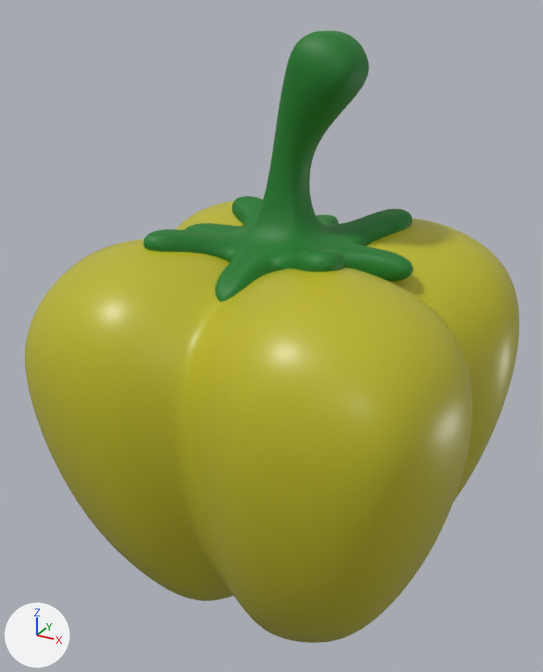
One commit to the FBX model Assets/Game/Art/Models/Vegetables/yellow paprika.fbx: the scene before it, then after it.
One viewpoint serves both versions: a 50 mm lens placed at (1.17, -2.23, 2.19), pointed at (-0.05, -0.02, 1.08). Arrows for +X, +Y and +Z are at lower left; the lights stay in place. Where no turn or scale is listed for an object, it has been applied to the vertices.
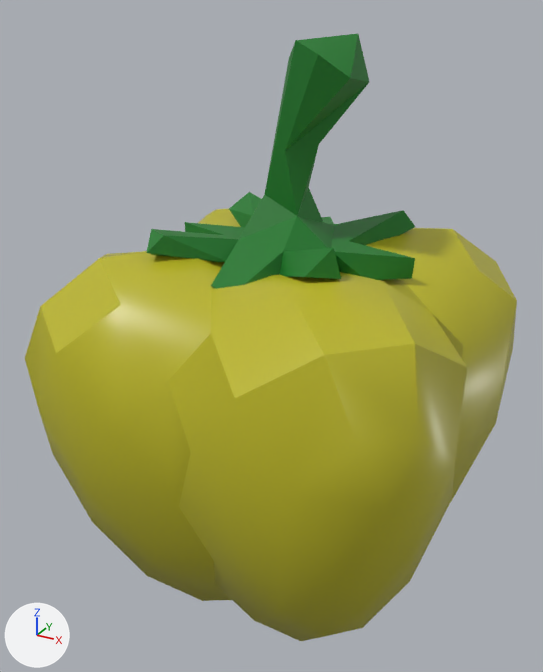
Changed parts and their boxes [x1, y1, x2, y2] in the pictures (543 x 672 px):
'Cube', reshaped: before [25, 199, 519, 643]; after [25, 208, 517, 641]
'Cube.002', reshaped: before [144, 31, 413, 302]; after [146, 34, 415, 289]
part 2 of me_cube_001, deleted (yellow): before [25, 199, 519, 643]

Edits to the bpy script that builds the scene:
```text
Change me_cube_002:
    used by ob_cube_002; location = (0.0, 0.0, 0.677)
    remove me_cube_002.from_pydata(...)  # 13314 vertices, 13312 faces; spans x -0.432..0.456, y -0.436..0.413, z 0.662..1.445
    add me_cube_002.from_pydata(...)  # 68 vertices, 131 faces; spans x -0.436..0.458, y -0.437..0.419, z 0.656..1.437
    me_cube_002 part 1: 13314 vertices removed from x -0.432..0.456, y -0.436..0.413, z 0.662..1.445; 68 vertices added at x -0.436..0.458, y -0.437..0.419, z 0.656..1.437
Change me_cube_001:
    used by ob_cube; location = (0.0, 0.0, 0.68)
    remove me_cube_001.from_pydata(...)  # 19586 vertices, 19584 faces; spans x -0.76..0.76, y -0.76..0.76, z -0.68..0.8
    add me_cube_001.from_pydata(...)  # 154 vertices, 154 faces; spans x -0.75..0.75, y -0.75..0.75, z -0.67..0.78
    me_cube_001 part 2: 19432 vertices removed from x -0.76..0.76, y -0.76..0.76, z -0.68..0.8
    me_cube_001 part 3: the surface is now shaded smooth
```
